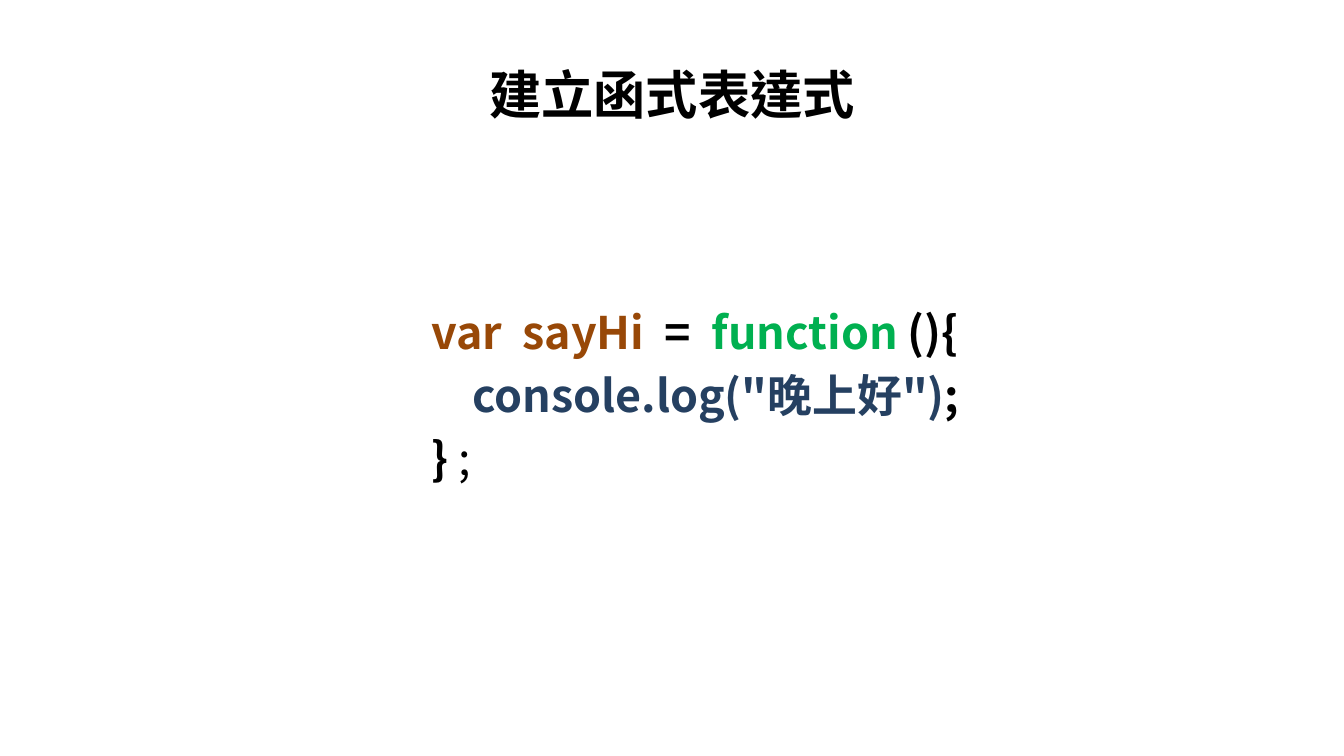
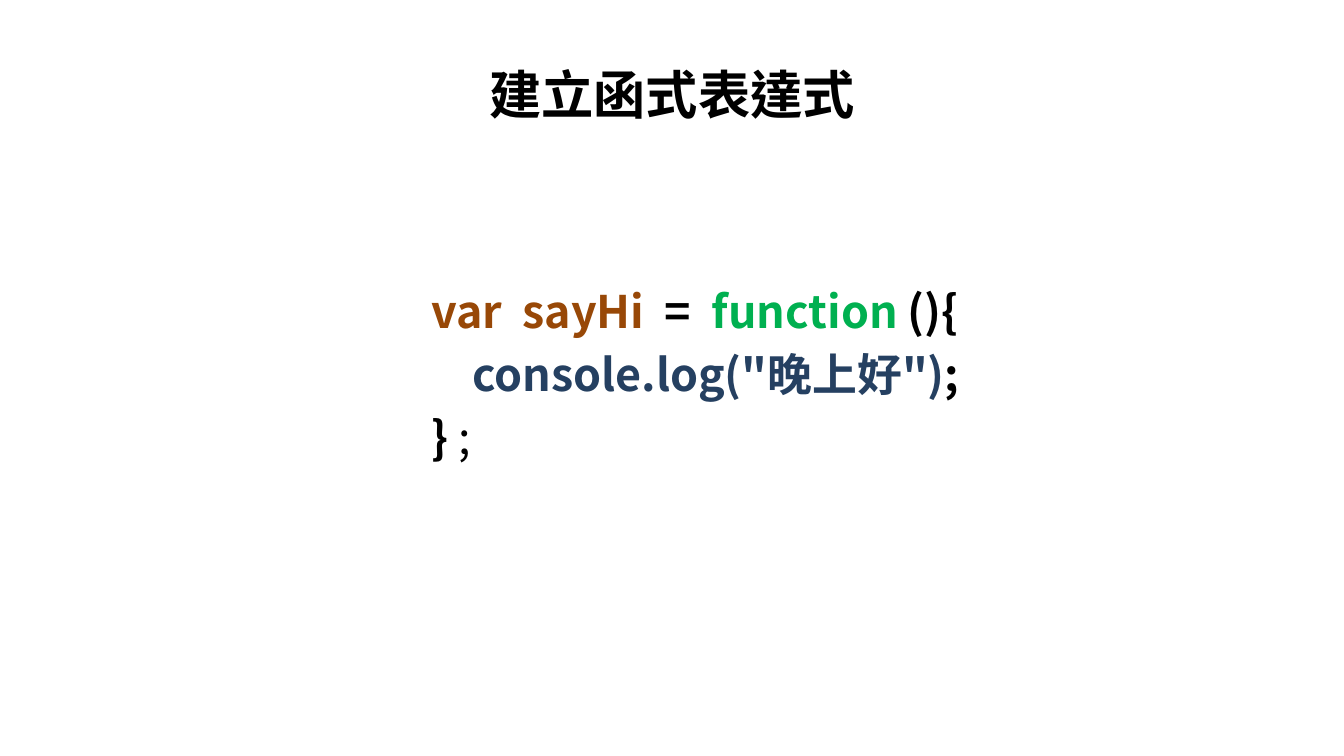
Before and after one commit to allen8101070/JavaScript-PPT, a slide deck: slide 65 of javaScript.pptx (slide 64 before the commit). Drawn at 1344x756 pixels with LibreOffice and Linux fonts; fonts in the diff are those of the drawing; background and template pictures are left out. Boxes give left, top, right and bottom in pixels: in the first picture for what was removed or moved away, otherwise in the second. Text is boxed around its words. In the diff, an @@ line names an element or a change of style, - is before the commit and + after.

```diff
--- a/javaScript.pptx
+++ b/javaScript.pptx
@@ text "var sayHi = function (){" moved from (x1=431, y1=312, x2=959, y2=423) to (x1=431, y1=291, x2=959, y2=402) @@
```
Also in this commit, not shown: 16 other slides changed, 4 slides added, 16 slides removed, 1 other file.
